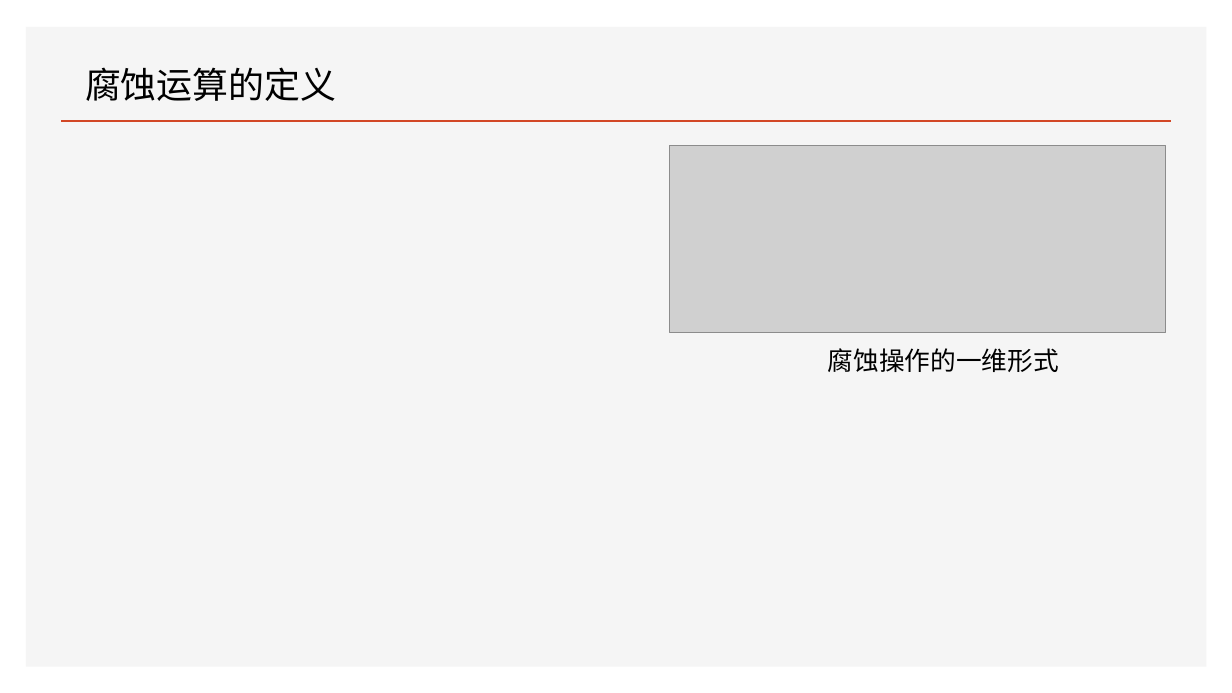
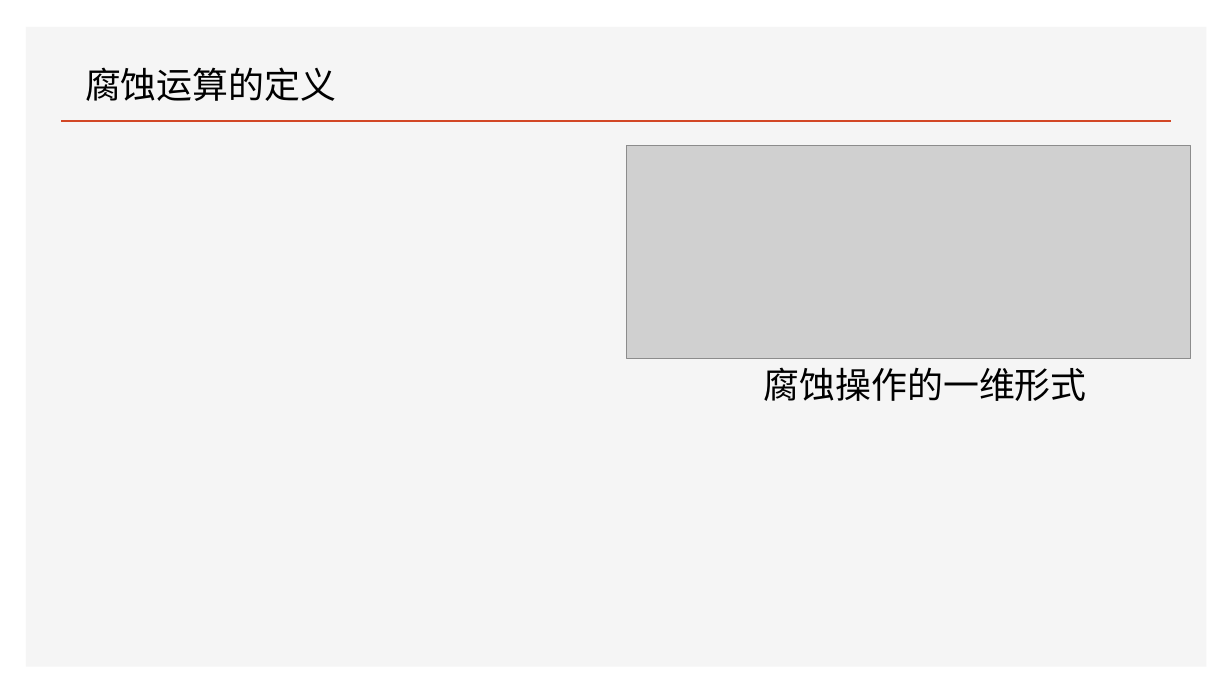
Before and after one commit to FourierAI/image-processing-resources, a slide deck: slide 10 of Lecture/lecture78/基于形态学的数字图像处理.pptx. Drawn at 1232x693 pixels with LibreOffice and Linux fonts; fonts in the diff are those of the drawing; grey boxes stand for pictures. Boxes give left, top, right and bottom in pixels: in the first picture for what was removed or moved away, otherwise in the second. Text is boxed around its words. In the diff, an @@ line names an element or a change of style, - is before the commit and + after.

```diff
--- a/Lecture/lecture78/基于形态学的数字图像处理.pptx
+++ b/Lecture/lecture78/基于形态学的数字图像处理.pptx
@@ picture: place and size @@
-picture at (669,145,1166,333)
+picture at (627,145,1191,359)
@@ text "腐蚀操作的一维形式": place and size @@
-text "腐蚀操作的一维形式" at (828,348,1059,372)
+text "腐蚀操作的一维形式" at (764,367,1087,401)
@@ text "腐蚀操作的一维形式" at (764,367,1087,401): size 20 to 28 pt @@
```
Also in this commit, not shown: 33 other slides changed, 3 slides added, 1 other file.
